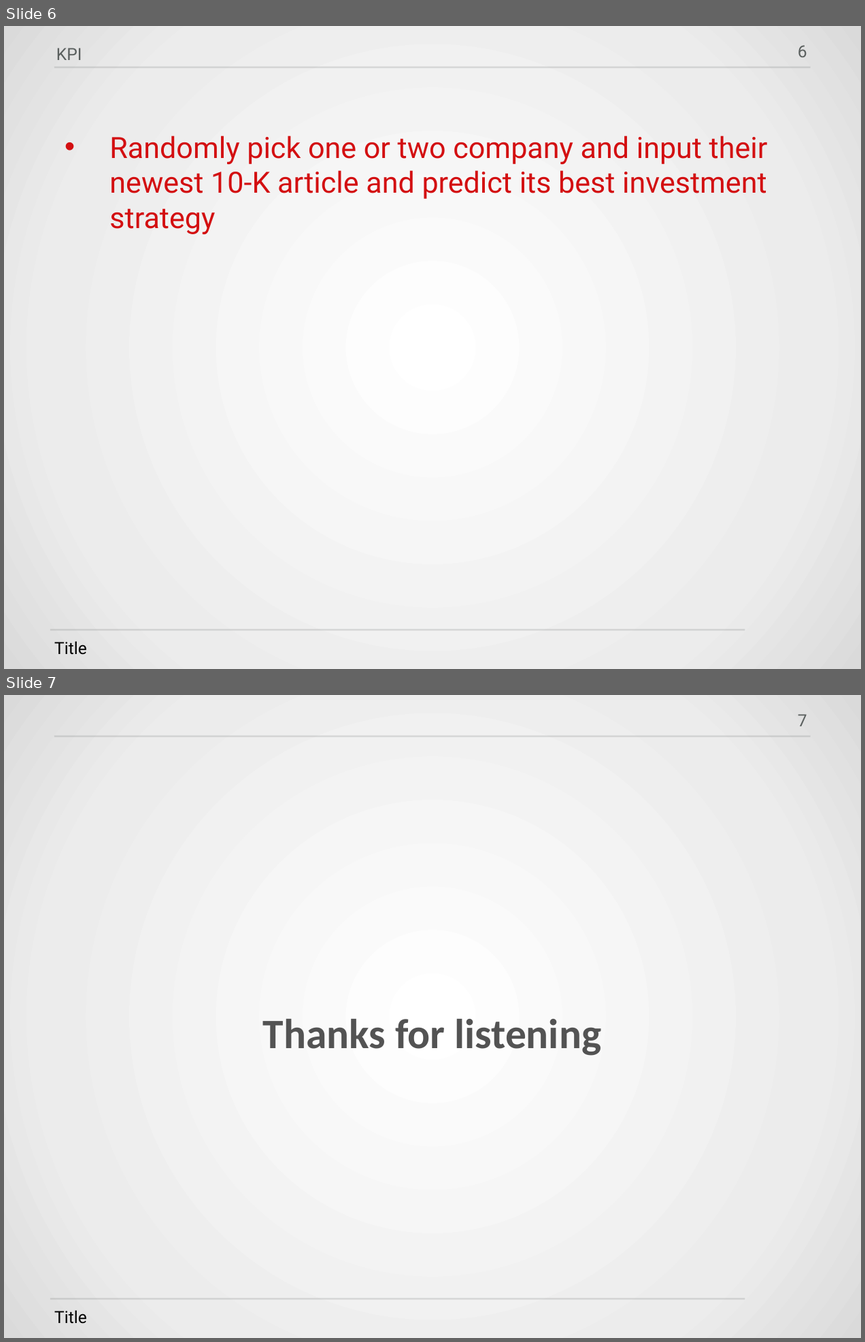
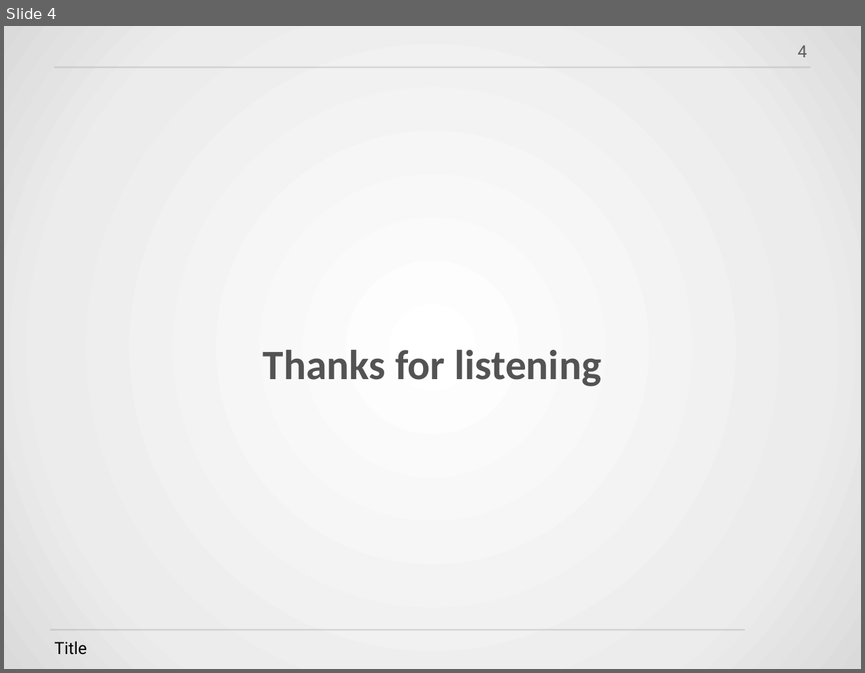
Before and after one commit to HWTeng-Teaching/202409-ML-FinTech, a slide deck: projects/6_基於ESG語氣用字的投資策略報酬預測.pptx. Shown one above the other, each under a label of ours: slides 6 and 7 before the commit, slide 4 after it. The pictures are 865x1342 and 865x673 pixels, drawn with LibreOffice and Linux fonts; fonts in the diff are those of the drawing; background and template pictures are left out. Boxes give left, top, right and bottom in pixels: in the first picture for what was removed or moved away, otherwise in the second. Text is boxed around its words. In the diff, an @@ line names an element or a change of style, - is before the commit and + after.

```diff
--- a/projects/6_基於ESG語氣用字的投資策略報酬預測.pptx
+++ b/projects/6_基於ESG語氣用字的投資策略報酬預測.pptx
@@ slide 6 removed at (x1=4, y1=26, x2=861, y2=669), background gradient #FFFFFF to #ECECEC to #DADADA; not listed: 2 template elements that a slide beside it also shows @@
@@ page number removed at (x1=798, y1=45, x2=807, y2=57) @@
-6
@@ text removed at (x1=56, y1=48, x2=82, y2=60) @@
-KPI
@@ text removed at (x1=109, y1=135, x2=768, y2=234) @@
-• Randomly pick one or two company and input their newest 10-K article and predict its best investment strategy
@@ text removed at (x1=54, y1=641, x2=87, y2=654) @@
-Title
@@ what was slide 7 is now slide 4 @@
@@ page number at (x1=798, y1=45, x2=807, y2=57): text changed @@
-7
+4
```
Also in this commit, not shown: 2 slides changed, 1 slide added, 3 other slides removed.
